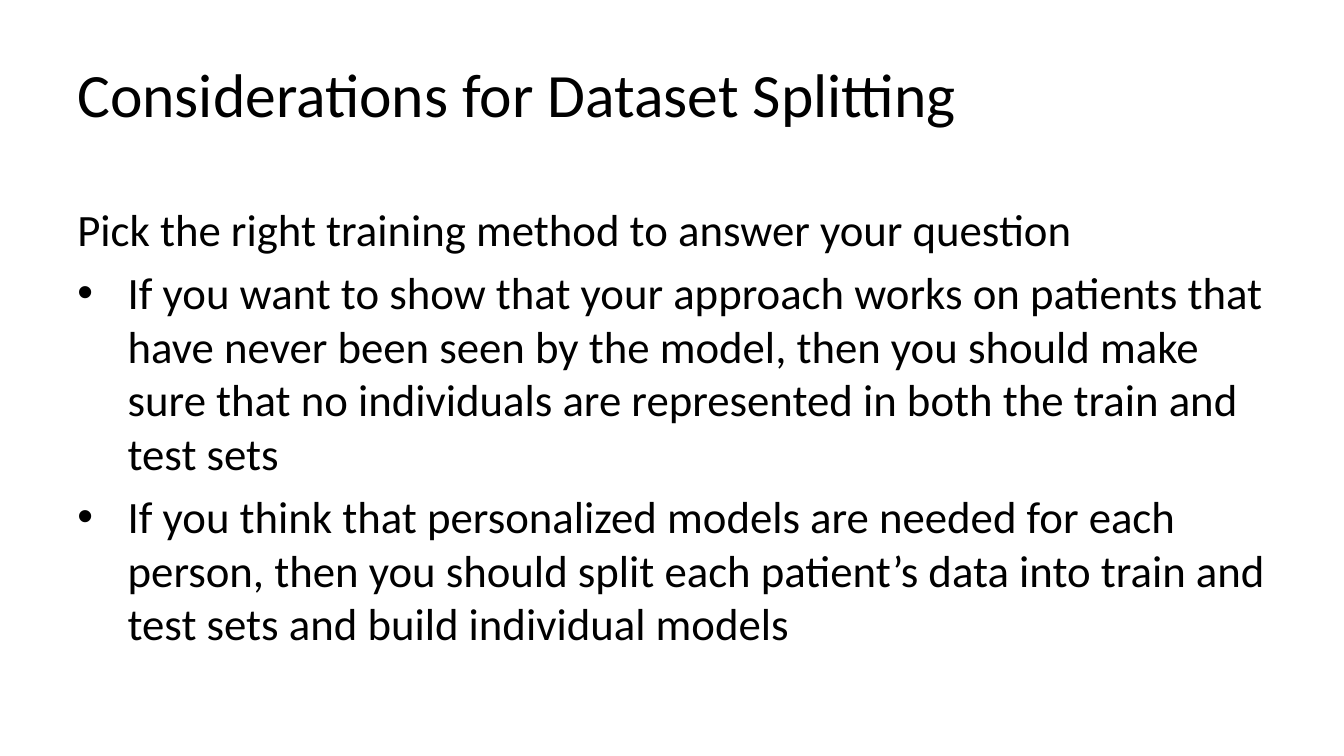
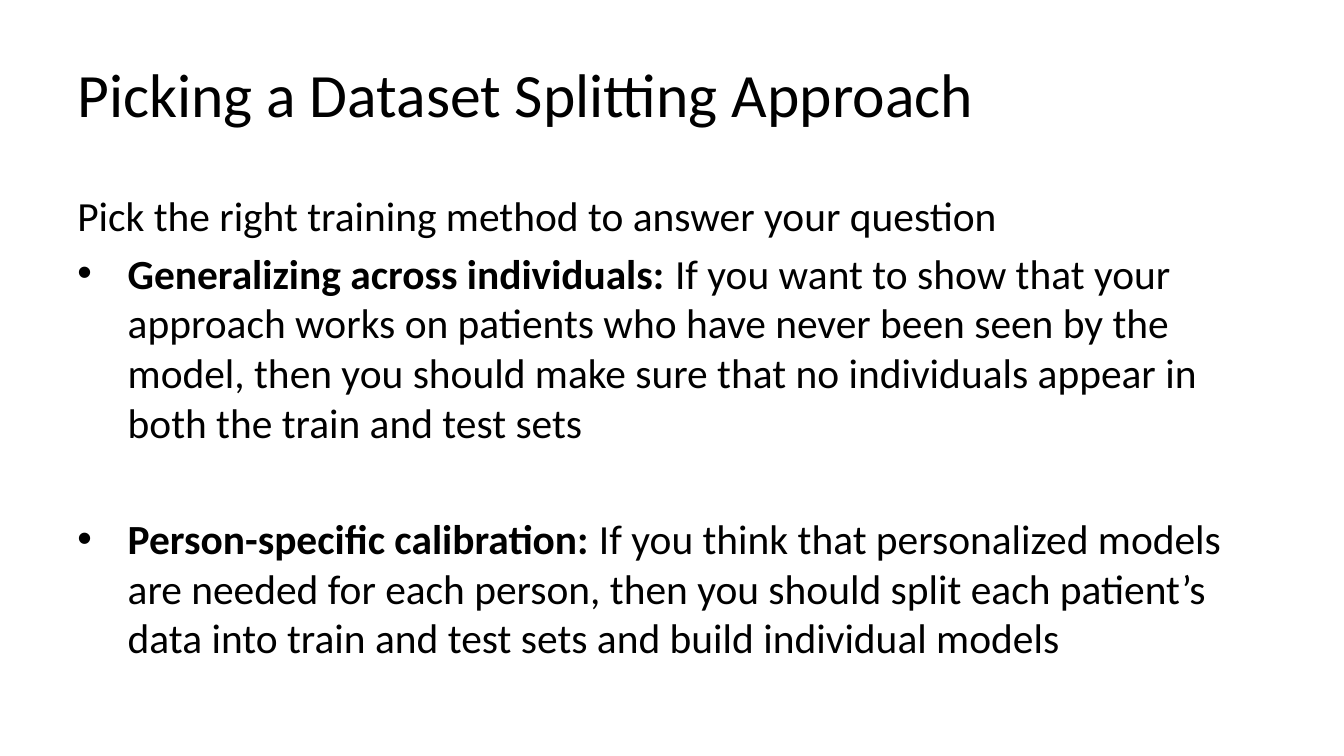
Before and after one commit to C4M-UofT/C4M-UofT.github.io, a slide deck: slide 19 of lectures/winter/6_ml_workflow/MachineLearning_tutorial.pptx (slide 20 before the commit). Drawn at 1344x756 pixels with LibreOffice and Linux fonts; fonts in the diff are those of the drawing. Boxes give left, top, right and bottom in pixels: in the first picture for what was removed or moved away, otherwise in the second. Text is boxed around its words. In the diff, an @@ line names an element or a change of style, - is before the commit and + after.

```diff
--- a/lectures/winter/6_ml_workflow/MachineLearning_tutorial.pptx
+++ b/lectures/winter/6_ml_workflow/MachineLearning_tutorial.pptx
@@ title at [77,74,973,128]: text changed @@
-Considerations for Dataset Splitting
+Picking a Dataset Splitting Approach
@@ text at [77,202,997,238]: size 32 to 29.6 pt in "Pick the right training method to answer ..." @@
@@ text at [128,260,1221,654]: text changed; size 32 to 29.6 pt @@
-• If you want to show that your approach works on patients that have never been seen by the model, then you should make sure that no individuals are represented in both the train and test sets
-• If you think that personalized models are needed for each person, then you should split each patient’s data into train and test sets and build individual models
+• Generalizing across individuals: If you want to show that your approach works on patients who have never been seen by the model, then you should make sure that no individuals appear in both the train and test sets
+• Person-specific calibration: If you think that personalized models are needed for each person, then you should split each patient’s data into train and test sets and build individual models
```
Also in this commit, not shown: 19 other slides changed, 5 slides added, 3 slides removed, 2 other files.
